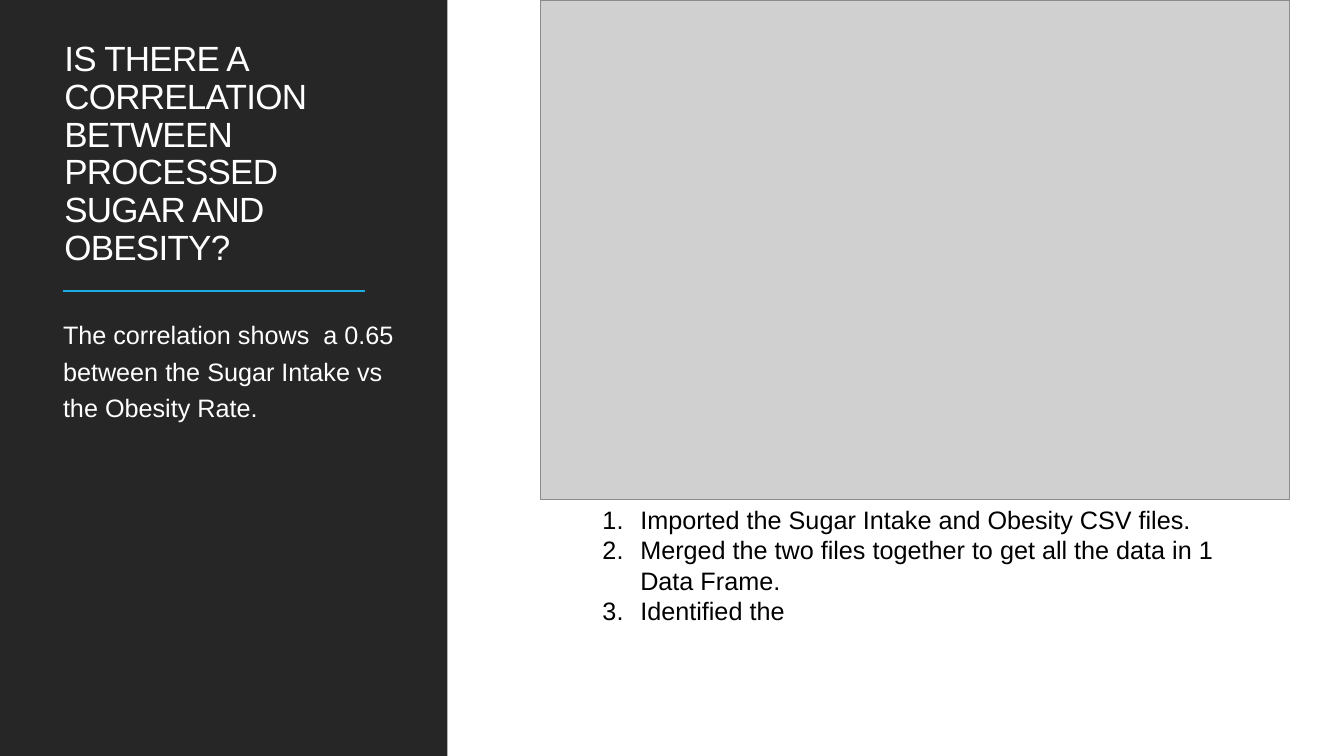
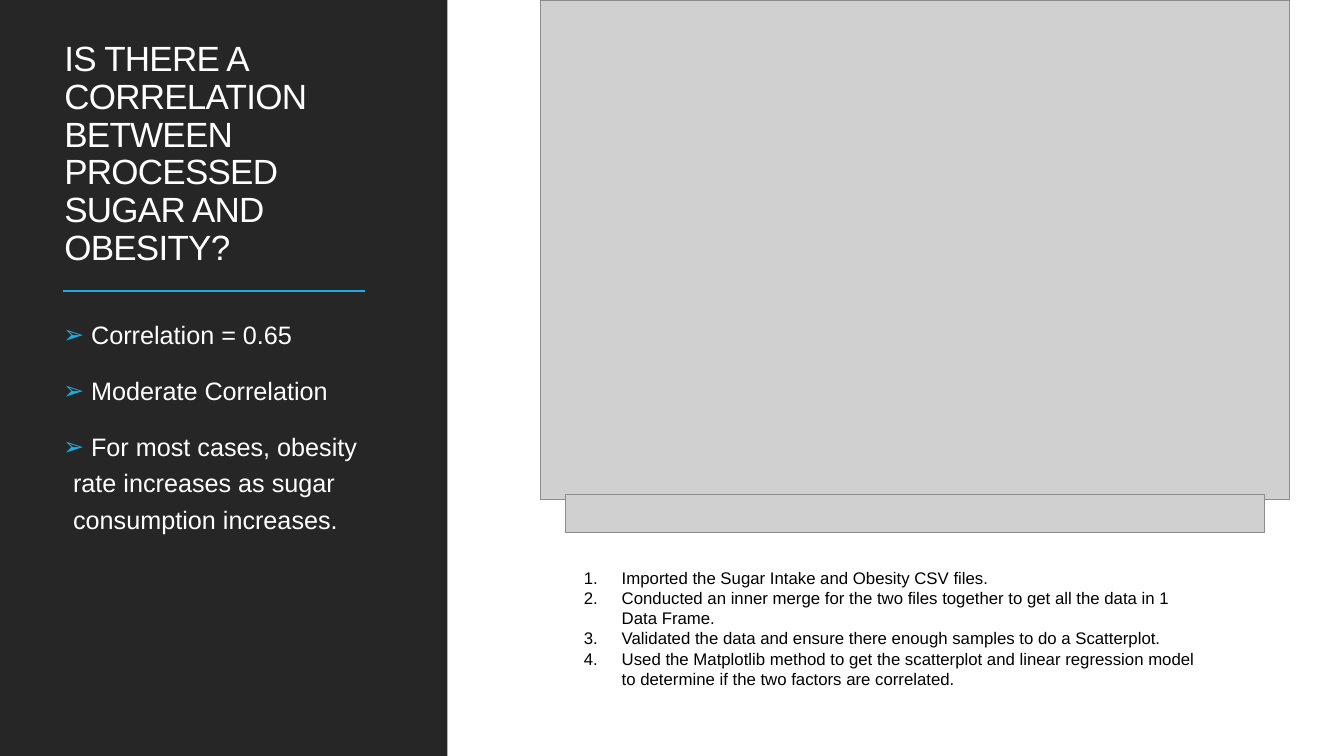
Before and after one commit to cbeachey/project1_influencers, a slide deck: slide 15 of Effects of Sugar Consumption.pptx. Drawn at 1344x756 pixels with LibreOffice and Linux fonts; fonts in the diff are those of the drawing; grey boxes stand for pictures. Boxes give left, top, right and bottom in pixels: in the first picture for what was removed or moved away, otherwise in the second. Text is boxed around its words. In the diff, an @@ line names an element or a change of style, - is before the commit and + after.

```diff
--- a/Effects of Sugar Consumption.pptx
+++ b/Effects of Sugar Consumption.pptx
@@ text at bbox=[73, 325, 357, 534]: text changed @@
-The correlation shows a 0.65 between the Sugar Intake vs the Obesity Rate.
+➢ Correlation = 0.65
+➢ Moderate Correlation
+➢ For most cases, obesity rate increases as sugar consumption increases.
@@ picture added at bbox=[566, 495, 1265, 533] @@
@@ text "Imported the Sugar Intake and ...": place and size @@
-text "Imported the Sugar Intake and ..." at bbox=[640, 510, 1213, 621]
+text "Imported the Sugar Intake and ..." at bbox=[622, 572, 1194, 685]
@@ text at bbox=[622, 592, 1194, 685]: text changed; size 18 to 12 pt @@
-2. Merged the two files together to get all the data in 1 Data Frame.
-3. Identified the
+2. Conducted an inner merge for the two files together to get all the data in 1 Data Frame.
+3. Validated the data and ensure there enough samples to do a Scatterplot.
+4. Used the Matplotlib method to get the scatterplot and linear regression model to determine if the two factors are correlated.
@@ text at bbox=[622, 572, 988, 588]: size 18 to 12 pt in "Imported the Sugar Intake and Obesity CSV ..." @@
```
Also in this commit, not shown: 6 other slides changed, 3 slides added, 3 slides removed, 6 other files.
